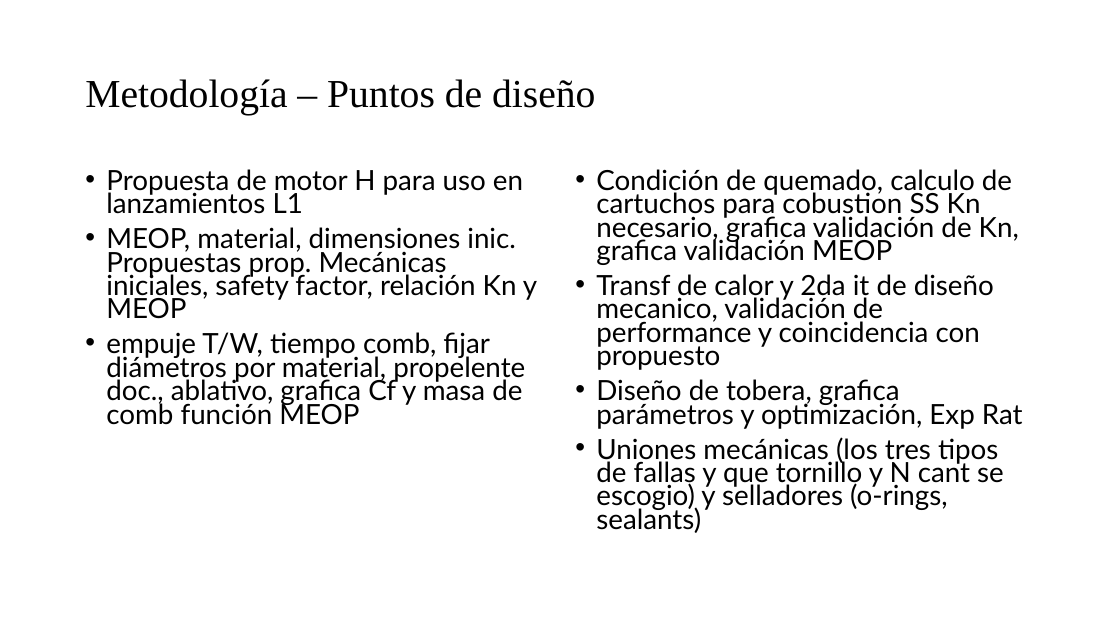
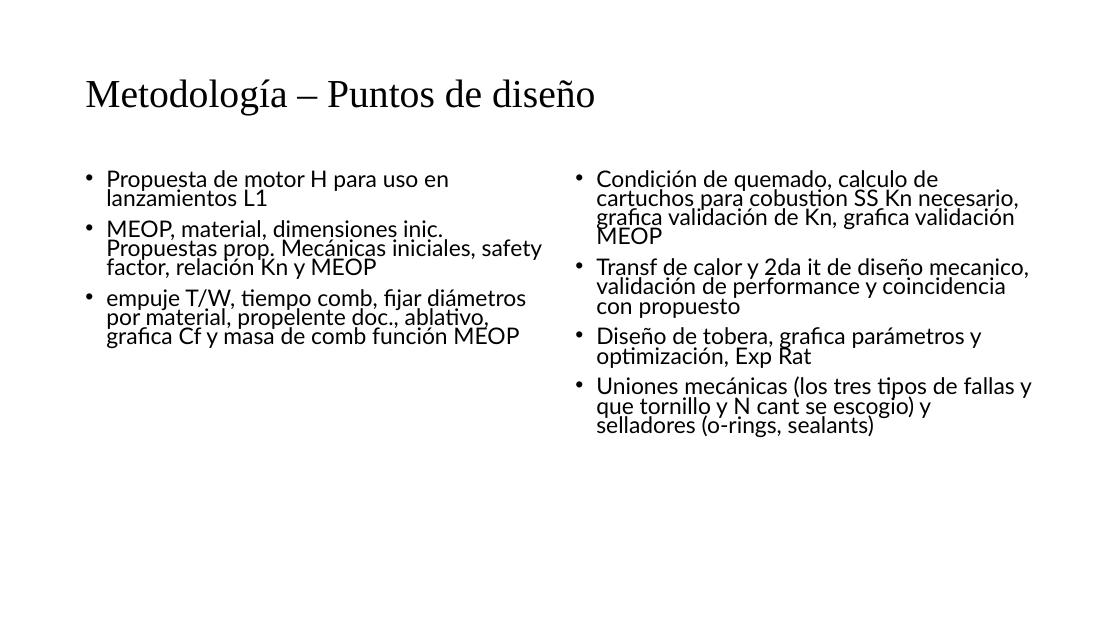
Before and after one commit to Archimedean2345/The-thermal-repository, a slide deck: slide 42 of PIAE2-Presentacion Tecnica.pptx. Drawn at 1120x630 pixels with LibreOffice and Linux fonts; fonts in the diff are those of the drawing. Boxes give left, top, right and bottom in pixels: in the first picture for what was removed or moved away, otherwise in the second. Text is boxed around its words. In the diff, an @@ line names an element or a change of style, - is before the commit and + after.

```diff
--- a/PIAE2-Presentacion Tecnica.pptx
+++ b/PIAE2-Presentacion Tecnica.pptx
@@ text "Propuesta de motor H para ..." at [106,170,543,348]: size 23.8 to 19.6 pt @@
@@ text "Condición de quemado, calculo de ..." at [596,170,1032,437]: size 23.8 to 19.6 pt @@
```
Also in this commit, not shown: 5 other slides changed.
